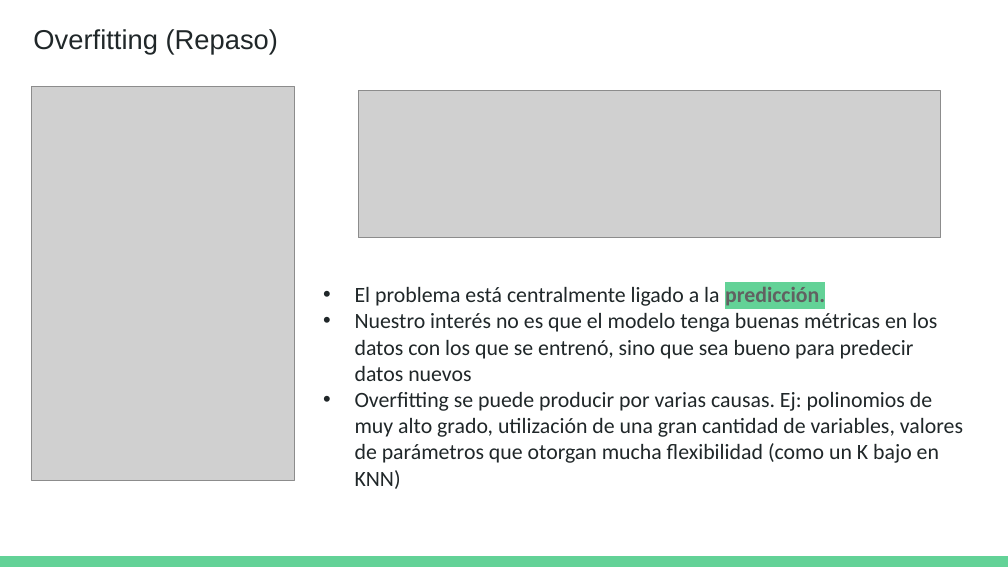
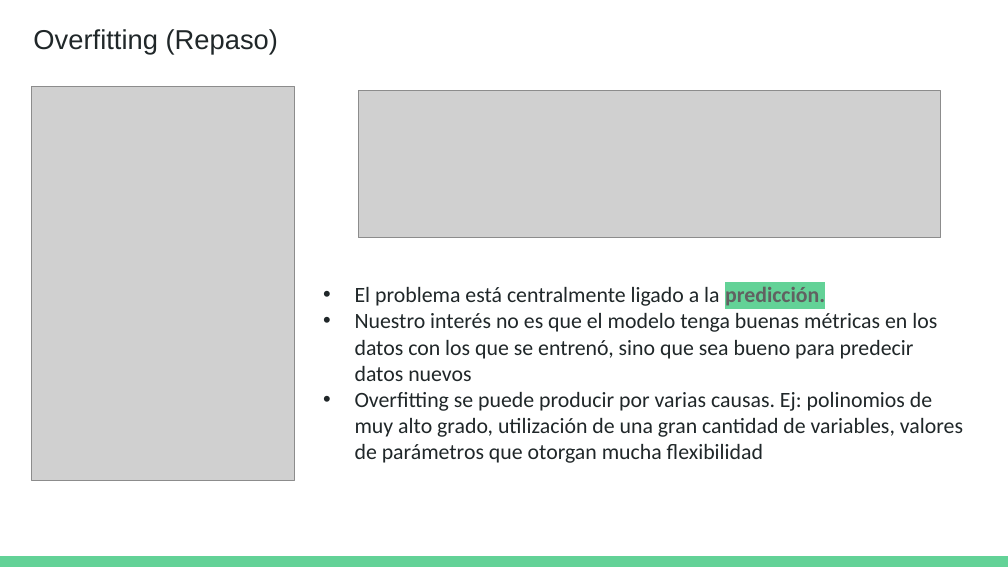
Before and after one commit to DCSCyHD/2023_modulo_3, a slide deck: slide 11 of clase6/teorica_6.pptx. Drawn at 1008x567 pixels with LibreOffice and Linux fonts; fonts in the diff are those of the drawing; grey boxes stand for pictures. Boxes give left, top, right and bottom in pixels: in the first picture for what was removed or moved away, otherwise in the second. Text is boxed around its words. In the diff, an @@ line names an element or a change of style, - is before the commit and + after.

```diff
--- a/clase6/teorica_6.pptx
+++ b/clase6/teorica_6.pptx
@@ text at bbox=[355, 392, 963, 463]: text changed @@
-• Overfitting se puede producir por varias causas. Ej: polinomios de muy alto grado, utilización de una gran cantidad de variables, valores de parámetros que otorgan mucha flexibilidad (como un K bajo en KNN)
+• Overfitting se puede producir por varias causas. Ej: polinomios de muy alto grado, utilización de una gran cantidad de variables, valores de parámetros que otorgan mucha flexibilidad
```
Also in this commit, not shown: 2 other files.
